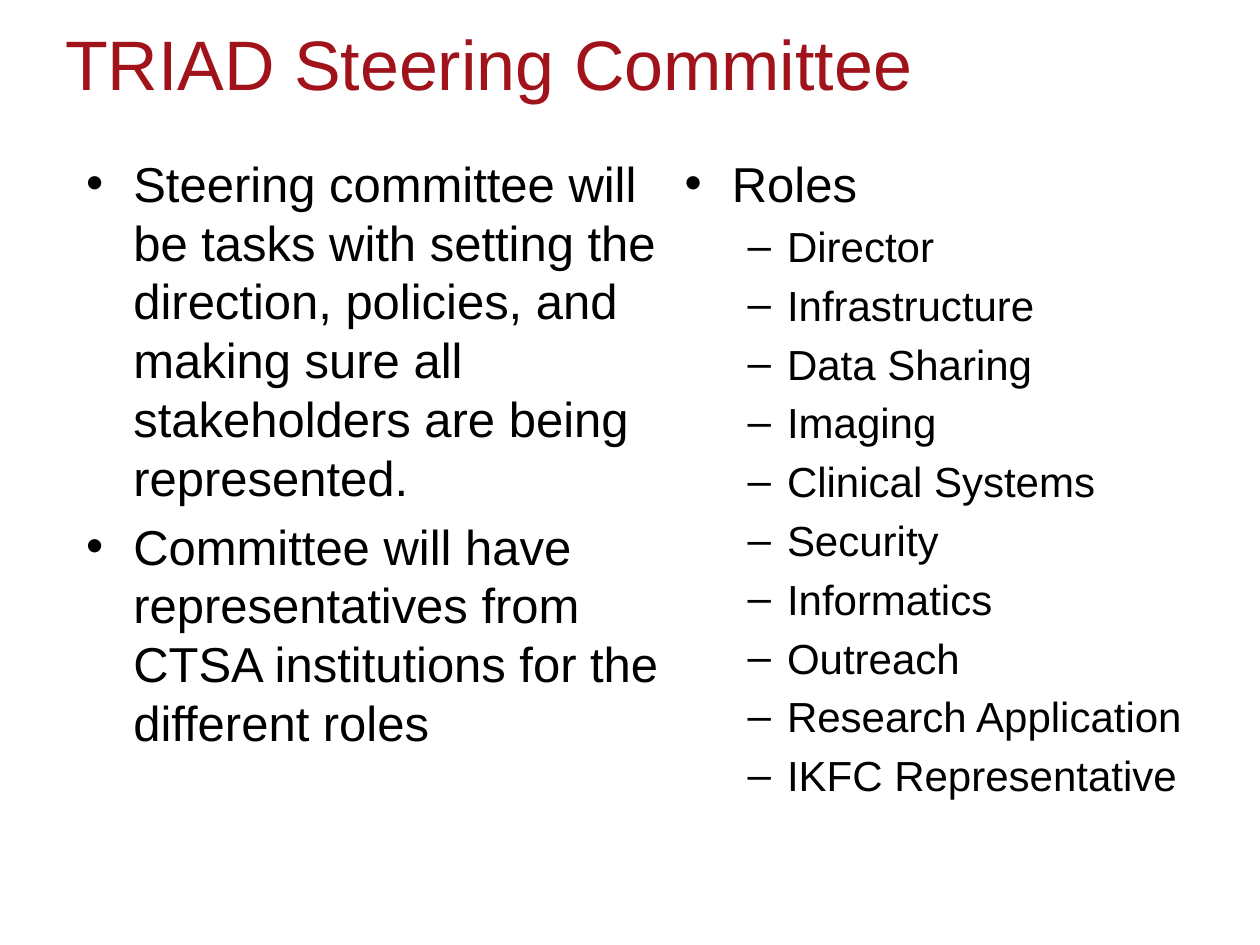
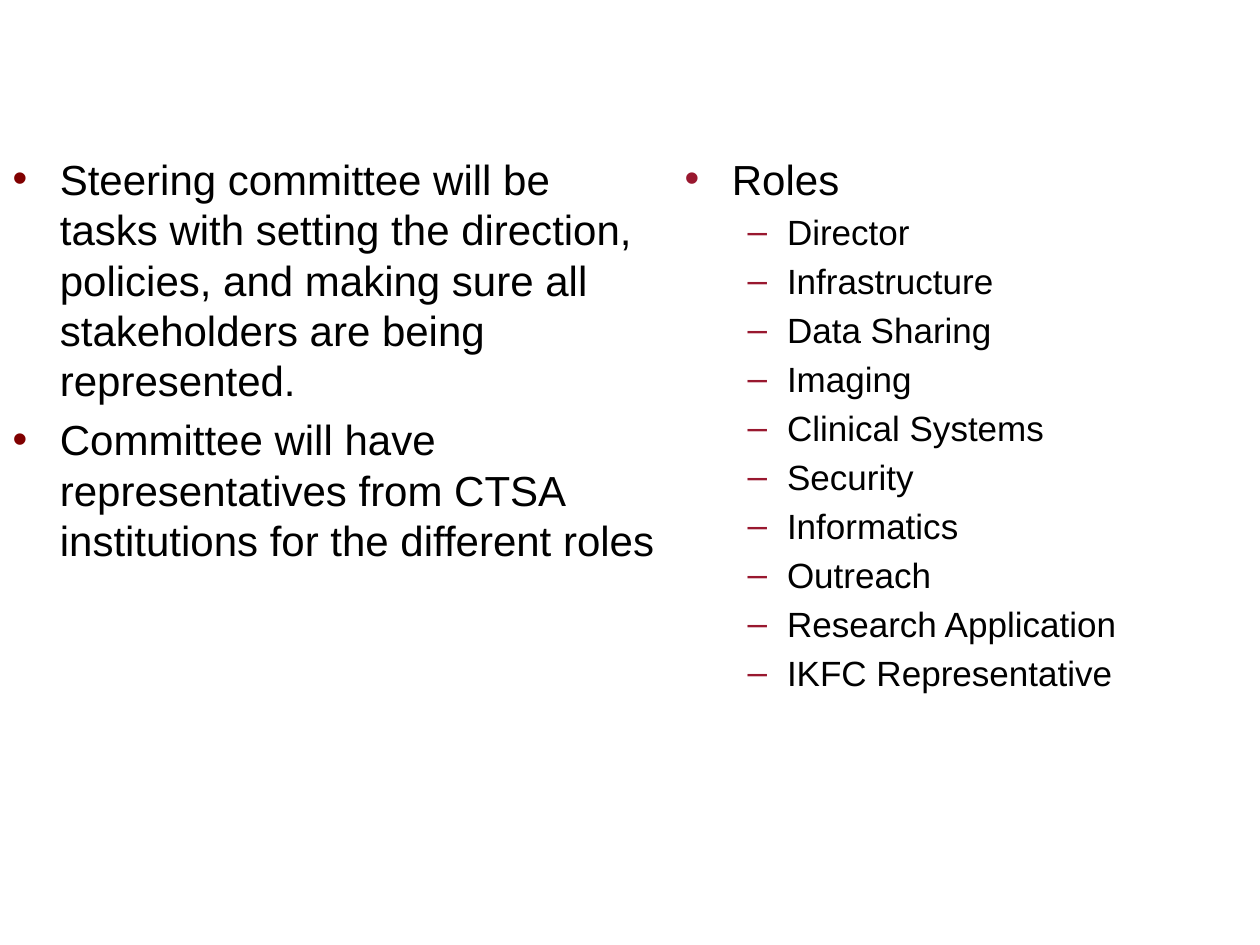
Before and after one commit to NCIP/cagrid-docs, a slide deck: slide 8 of general/presentations/200910_VCDE_ARCH/Adopting-Adapting-caGrid.pptx (slide 9 before the commit). Drawn at 1260x945 pixels with LibreOffice and Linux fonts; fonts in the diff are those of the drawing; background and template pictures are left out. Boxes give left, top, right and bottom in pixels: in the first picture for what was removed or moved away, otherwise in the second. Text is boxed around its words. In the diff, an @@ line names an element or a change of style, - is before the commit and + after.

```diff
--- a/general/presentations/200910_VCDE_ARCH/Adopting-Adapting-caGrid.pptx
+++ b/general/presentations/200910_VCDE_ARCH/Adopting-Adapting-caGrid.pptx
@@ title "TRIAD Steering Committee": place and size @@
-title "TRIAD Steering Committee" at (65,39,912,104)
+title "TRIAD Steering Committee" at (60,164,422,203)
@@ title "TRIAD Steering Committee" at (60,164,422,203): size 40 to 36 pt, text colour #A1131B to #FFFFFF, bold on; alignment left to right @@
@@ text "Steering committee will be tasks ...": place and size @@
-text "Steering committee will be tasks ..." at (133,166,658,742)
+text "Steering committee will be tasks ..." at (60,164,654,557)
@@ text "Steering committee will be tasks ..." at (60,164,654,557): size 28 to 24 pt @@
@@ text "Roles" at (732,164,1116,693): size 28 to 24 pt in "Roles"; size 24 to 20 pt @@
```
Also in this commit, not shown: 21 other slides changed, 5 slides added, 10 slides removed.
